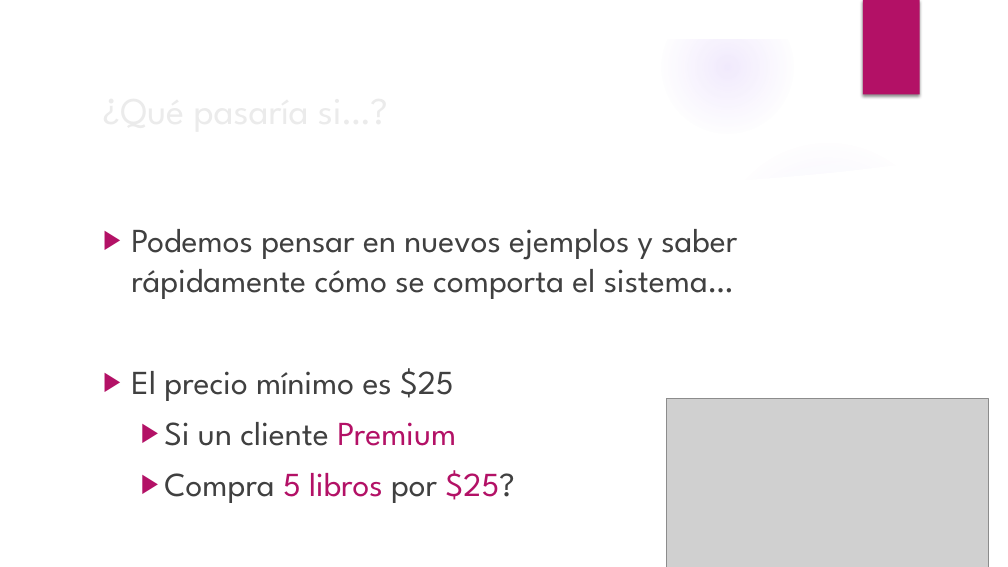
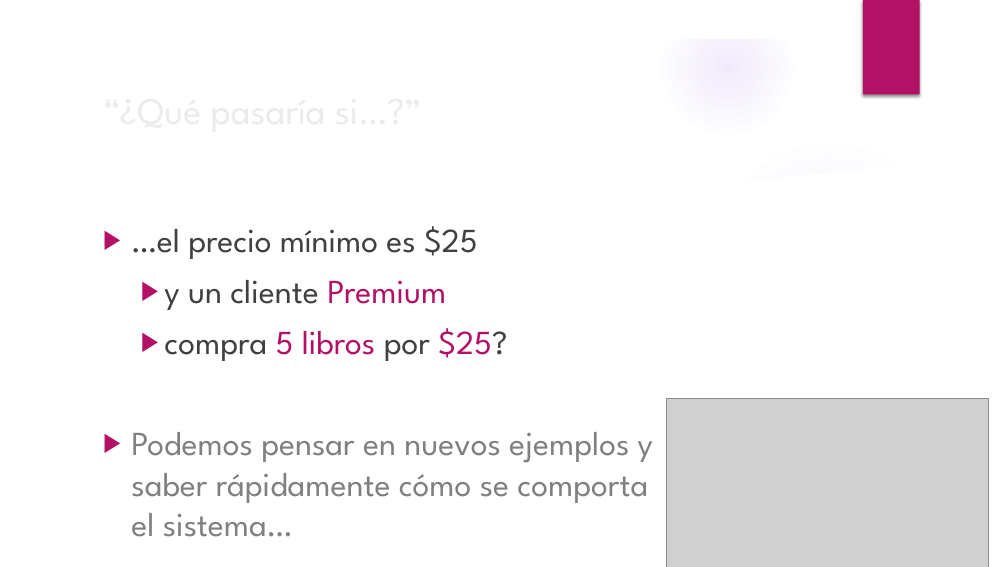
Before and after one commit to oscarcenteno/charla-especificacion-por-ejemplos, a slide deck: slide 17 of Especificacion por Ejemplos.pptx. Drawn at 1008x567 pixels with LibreOffice and Linux fonts; fonts in the diff are those of the drawing; grey boxes stand for pictures; background and template pictures are left out. Boxes give left, top, right and bottom in pixels: in the first picture for what was removed or moved away, otherwise in the second. Text is boxed around its words. In the diff, an @@ line names an element or a change of style, - is before the commit and + after.

```diff
--- a/Especificacion por Ejemplos.pptx
+++ b/Especificacion por Ejemplos.pptx
@@ title at (95, 80, 820, 138): text changed @@
-¿Qué pasaría si…?
+“¿Qué pasaría si…?”
@@ text at (131, 226, 507, 361): paragraphs added @@
+▶ …el precio mínimo es $25
+  ▶ y un cliente Premium
+  ▶ compra 5 libros por $25?
@@ text at (131, 368, 515, 503): paragraphs removed @@
-▶ El precio mínimo es $25
-  ▶ Si un cliente Premium
-  ▶ Compra 5 libros por $25?
@@ text at (131, 432, 653, 537): text colour #404040 to #808080 in "Podemos pensar en nuevos ejemplos y saber ..." @@
```
Also in this commit, not shown: 6 other slides changed, 1 slide added, 53 other files.
